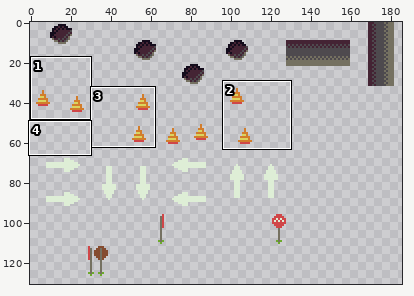
Two versions of one pixel-art file, assets/tiles/hazards.aseprite. Above: a wide view before the commit, with the close-up outlined.
Close-up. Earlier state:
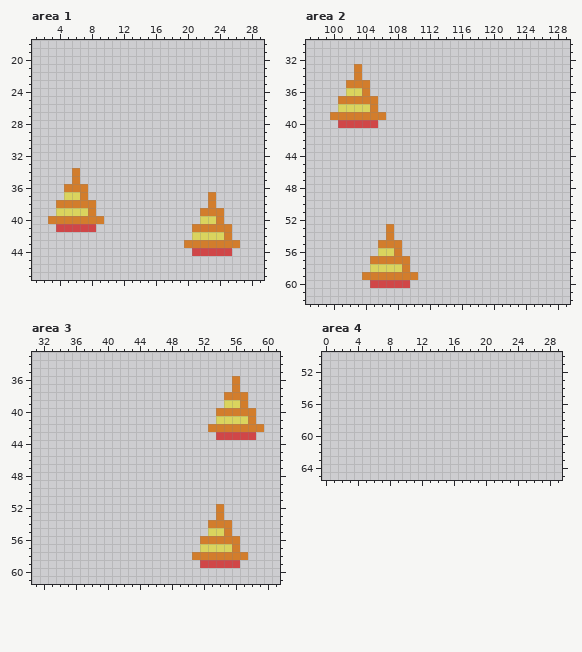
256x256 pixels, 1 frame. Shown: area 1: x 1..29, y 18..47; area 2: x 97..129, y 30..62; area 3: x 31..61, y 33..61; area 4: x 0..29, y 50..65. The wide view leaves out empty margins. The commit also changed other parts of the picture, which this record leaves out.
New version:
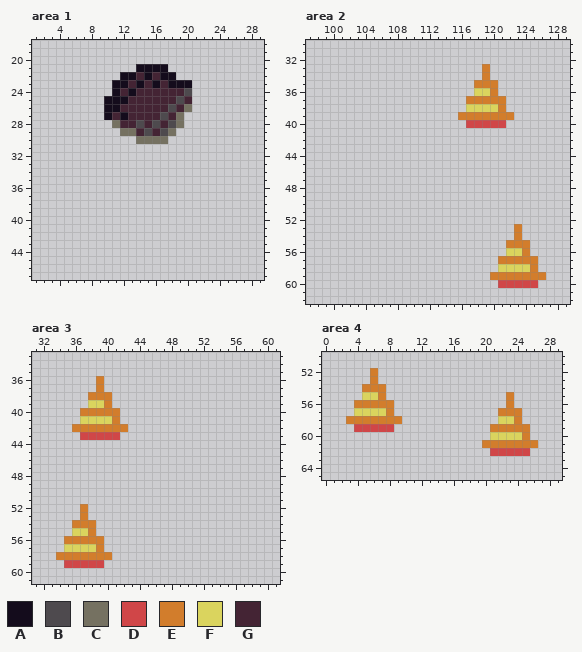
Palette (. is transparent): A #140c1c  B #4e4a4e  C #757161  D #d04648  E #d27d2c  F #dad45e  G #442434
The edit:
Changed rows in their new state; - is an unchanged pixel.
Area 1:
first column x 10:
21 ----AAAA---
22 --AAGAGAA--
23 -AAGAGAGAAA
24 -AGAGGGGGGB
25 AAAGGGGGGBG
26 AAGGGGGGBGC
27 AGAGGGGBGC-
28 -CGGBGBGBC-
29 --CCGBGBC--
30 ----CCCC---
first column x 3:
34 ---.--------------------
35 ---.--------------------
36 --...-------------------
37 --...---------------.---
38 -.....--------------.---
39 -.....-------------...--
40 .......------------...--
41 -.....------------.....-
42 ------------------.....-
43 -----------------.......
44 ------------------.....-
Area 2:
first column x 100:
33 ---.---------------E---
34 ---.---------------E---
35 --...-------------EEE--
36 --...-------------FFE--
37 -.....-----------EEEEE-
38 -.....-----------FFFFE-
39 .......---------EEEEEEE
40 -.....-----------DDDDD-
first column x 104:
53 ---.---------------E---
54 ---.---------------E---
55 --...-------------EEE--
56 --...-------------FFE--
57 -.....-----------EEEEE-
58 -.....-----------FFFFE-
59 .......---------EEEEEEE
60 -.....-----------DDDDD-
Area 3:
first column x 36:
36 ---E----------------.---
37 ---E----------------.---
38 --EEE--------------...--
39 --FFE--------------...--
40 -EEEEE------------.....-
41 -FFFFE------------.....-
42 EEEEEEE----------.......
43 -DDDDD------------.....-
first column x 34:
52 ---E----------------.---
53 ---E----------------.---
54 --EEE--------------...--
55 --FFE--------------...--
56 -EEEEE------------.....-
57 -FFFFE------------.....-
58 EEEEEEE----------.......
59 -DDDDD------------.....-
Area 4:
first column x 3:
52 ---E--------------------
53 ---E--------------------
54 --EEE-------------------
55 --FFE---------------E---
56 -EEEEE--------------E---
57 -FFFFE-------------EEE--
58 EEEEEEE------------FFE--
59 -DDDDD------------EEEEE-
60 ------------------FFFFE-
61 -----------------EEEEEEE
62 ------------------DDDDD-
